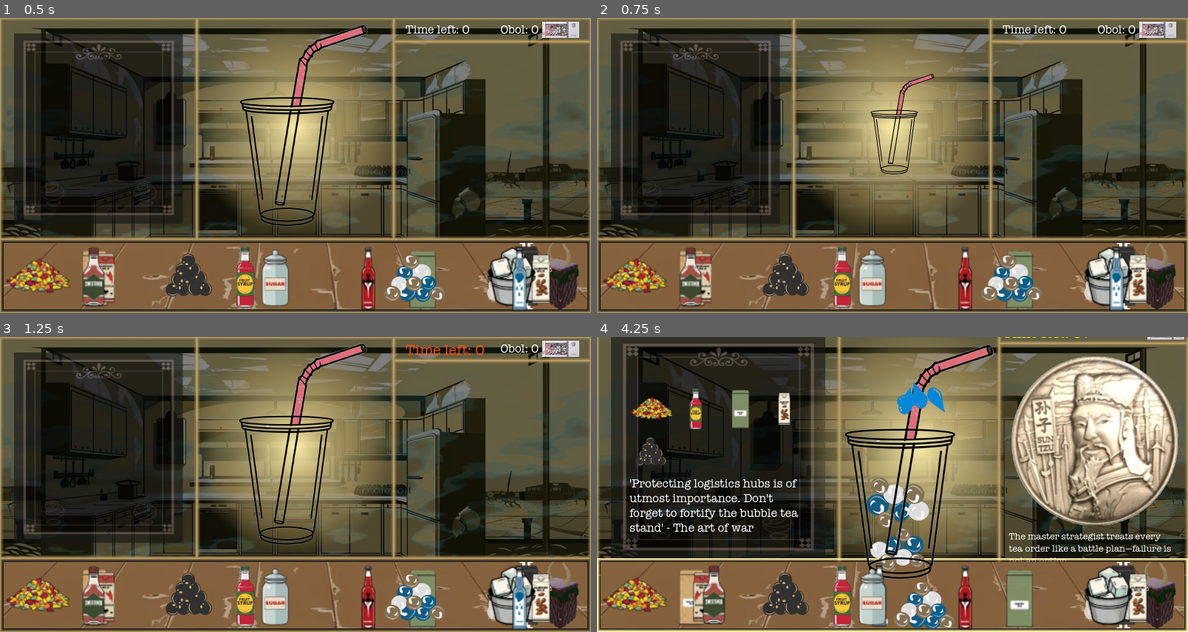
Above: before the commit, frames 1-4 (two rows, left to right).
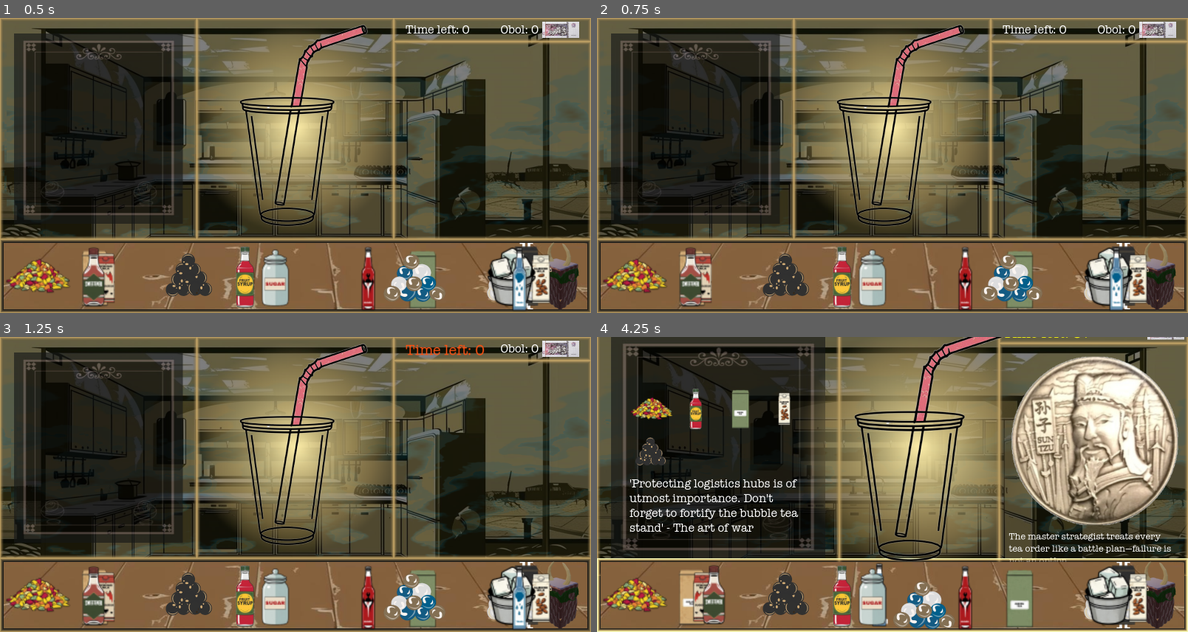
Above: after the commit, the same moments.

Repository: crtherin/sixinsync
Game: Godot game, scene res://main/main.tscn
Same seed, same stepped clock (60 frames per second), same inputs: the game is played once before the commit and once after it.
Inputs (mouse positions are in pixels of both pictures, inside the frame that each line leads up to):
- Up to frame 1 (0.5 s): no input
- Up to frame 2 (0.75 s): tap Enter at 0.5 s; drag from (892, 130) to (951, 100) at 0.52 s
- Up to frame 3 (1.25 s): no input
- Up to frame 4 (4.25 s): drag from (1122, 596) to (862, 543) at 1.27 s; move the mouse to (1016, 599) at 2.02 s; tap Q at 2.1 s; click (1016, 599) at 2.17 s; drag from (691, 596) to (715, 440) at 2.77 s; drag from (1010, 596) to (922, 484) at 3.52 s

Frame 1 is identical in both runs. In frame 2, 2.4% of the frame differs, in the area x 40-63%, y 2-71%; in frame 3, 1.7%; in frame 4, 6.0%, in the area x 42-69%, y 0-82%.
Error after the commit: Parse Error: Cannot find member "NONE" in base "ItemData.Type". (res://main/cup.gd:144)

Commit message:
Reformatted, fixed and restructured the cup scene + script

Diff:
--- a/main/cup.gd
+++ b/main/cup.gd
@@ -9,15 +9,17 @@
 #endregion
 
 #region Constants
+const MOVE_SMOOTHING_WEIGHT: float = 0.1
+
+const TWEEN_REPOSITION_SPEED: float = 0.25
+const TWEEN_SCALE_MIN_OFFSET: float = 0.5
+const TWEEN_SCALE_SPEED: float = 0.15
 #endregion
 
 #region Export Variables
 @export var parent: MarginContainer
 @export var panel_customer: PanelContainer
 @export var panel_trash: PanelContainer
-@export var vfx_splah: Splash
-@export var vfx_done: Splash
-@export var vfx_fail: Splash
 #endregion
 
 #region Public Variables
@@ -34,111 +36,124 @@
 #endregion
 
 #region OnReady Variables
+# Layers
 @onready var LayerCup := %LayerCup as TextureRect
 @onready var LayerBubbles := %LayerBubbles as TextureRect
 @onready var LayerTea := %LayerTea as TextureRect
 @onready var LayerMilk := %LayerMilk as TextureRect
-@onready var PanelExtrasLayers := %PanelExtrasLayers as PanelContainer
 @onready var PanelExtrasLayersBack := %PanelExtrasLayersBack as PanelContainer
+@onready var PanelExtrasLayersFront := %PanelExtrasLayersFront as PanelContainer
+
+# Vfx
+@onready var VBoxVfx := %VBoxVfx as VBoxContainer
+@onready var VfxPadding := %VfxPadding as Control
+@onready var VfxSplash := %VfxSplash as Splash
+@onready var VfxOrderDone := %VfxOrderDone as Splash
+@onready var VfxOrderFail := %VfxOrderFail as Splash
 #endregion
 
 #region Virtual Methods
 func _ready() -> void:
+	# Connections
 	Global.item_dropped_in_cup.connect(_on_item_dropped_in_cup)
 	gui_input.connect(_on_gui_input)
 	get_window().size_changed.connect(_on_window_size_changed)
 
-	await get_tree().process_frame
-
-	initial_position = global_position
+	# Wait two frames and register the current initial position
+	for __: int in 2:
+		await get_tree().process_frame
+
+	_on_window_size_changed()
 
 
 func _input(event: InputEvent) -> void:
 	if event is InputEventMouseButton:
 		var mouse_button_event := event as InputEventMouseButton
 
-		if not mouse_button_event.pressed:
+		if not mouse_button_event.pressed and is_pressed:
 			match mouse_button_event.button_index:
 				MOUSE_BUTTON_LEFT:
+					# Reset the current position on mouse button release
 					var mouse_position: Vector2 = get_global_mouse_position()
-
-					create_tween().tween_property(self, ^"global_position", initial_position, 0.25).set_ease(Tween.EASE_OUT).set_trans(Tween.TRANS_BACK)
-
-					if Global.cup_is_dragging:
-
-						if panel_customer.get_global_rect().has_point(mouse_position):
-							var isOk = check_selection()
-							Global.customer_drop(isOk)
-							if isOk:
-								Global.warning_message_event("Well done!")
-								vfx_done.play()
-								reset()
-							else:
-								vfx_fail.play()
-
-						elif panel_trash.get_global_rect().has_point(mouse_position):
-							#Global.cup_dropped_on_trash.emit()
+					var tween: Tween = create_tween()
+					var tweener: PropertyTweener = tween.tween_property(
+						self, ^"global_position", initial_position, TWEEN_REPOSITION_SPEED
+						)
+
+					tweener.set_ease(Tween.EASE_OUT)
+					tweener.set_trans(Tween.TRANS_BACK)
+
+					# Check if the cup is dropped on the cusomer
+					if panel_customer.get_global_rect().has_point(mouse_position):
+						var selection_is_ok: bool = check_selection()
+
+						Global.cup_dropped_on_customer.emit(selection_is_ok)
+
+						if selection_is_ok:
+							Global.warning_message_requested.emit("Well done!")
+
+							VfxOrderDone.play()
 							reset()
 
+						else:
+							VfxOrderFail.play()
+
+					# Check if the cup is dropped on the trash
+					elif panel_trash.get_global_rect().has_point(mouse_position):
+						reset()
+
+					# Local updates
 					is_pressed = false
-					Global.cup_is_dragging = false
-
-
+
+# Movement smoothing
 func _physics_process(_delta: float) -> void:
-	if is_pressed and not Engine.is_editor_hint():
-		global_position = global_position.lerp((get_global_mouse_position() - (size * scale) / 2.0), 0.1)
+	if is_pressed:
+		var final_position: Vector2 = get_global_mouse_position() - (size * scale) / 2.0
+
+		global_position = global_position.lerp(final_position, MOVE_SMOOTHING_WEIGHT)
 #endregion
 
 #region Public Methods
 func check_selection() -> bool:
 	if Global.current_quest.tea != selected_tea:
-		print("wrong tea")
-		print(selected_tea)
-		print(Global.current_quest.tea)
+		print("Tea?! Current: %s | Quest: %s" % [selected_tea, Global.current_quest.tea])
 		return false
 
 	if Global.current_quest.milk != selected_milk:
-		print("wrong milk")
-		print(selected_milk)
-		print(Global.current_quest.milk)
+		print("Milk?! Current: %s | Quest: %s" % [selected_milk, Global.current_quest.milk])
 		return false
 
 	if Global.current_quest.bubble != selected_bubble:
-		print("wrong bublbe")
-		print(selected_bubble)
-		print(Global.current_quest.bubble)
+		print("Bubble?! Current: %s | Quest: %s" % [selected_bubble, Global.current_quest.bubble])
 		return false
 
 	var extras_valid_count: int = 0
 
 	for extras: ItemData.Type in selected_extras:
 		if extras in Global.current_quest.extras:
-			print(extras)
 			extras_valid_count += 1
 
 	if extras_valid_count != Global.current_quest.extras.size():
-		print("wrong extras")
-		print(extras_valid_count)
-		print(Global.current_quest.extras, " / ", selected_extras)
+		print("Extras?! Current: %s | Quest: %s" % [selected_extras, Global.current_quest.extras])
 		return false
 
 	return true
 
 
 func reset() -> void:
-	selected_tea = ItemData.Type.GENERIC_ITEM
-	selected_milk = ItemData.Type.GENERIC_ITEM
-	selected_bubble = ItemData.Type.GENERIC_ITEM
+	selected_tea = ItemData.Type.NONE
+	selected_milk = ItemData.Type.NONE
+	selected_bubble = ItemData.Type.NONE
 	selected_extras.clear()
 
 	LayerTea.texture = null
 	LayerMilk.texture = null
 	LayerBubbles.texture = null
 
-	for child: Node in PanelExtrasLayers.get_children():
+	for child: Node in PanelExtrasLayersBack.get_children():
 		child.queue_free()
 
-	for child: Node in PanelExtrasLayersBack.get_children():
+	for child: Node in PanelExtrasLayersFront.get_children():
 		child.queue_free()
 #endregion
 
@@ -151,36 +166,45 @@
 #region Signal Callbacks
 func _on_item_dropped_in_cup(item: Item) -> void:
 	print("Item: %s, dropped on cup: %s" % [item, item.data.type])
-	vfx_splah.play()
-	var extras_textures: Array[Texture2D]
-
+
+	VfxSplash.play()
+
+	# Store the extras textures in this cache to apply them later on dynamically-created nodes
+	var extras_textures_cache: Array[Texture2D]
+
+	# Apply the matching layer texture based on the item type
 	match item.data.type:
+		# Tea types
 		ItemData.Type.TEA_BLACK, ItemData.Type.TEA_GREEN, ItemData.Type.TEA_OOLONG:
 			selected_tea = item.data.type
 			LayerTea.texture = item.data.cup_texture
 
+		# Boba types
 		ItemData.Type.BOBA_TAPIOCA, ItemData.Type.BOBA_POPPING, ItemData.Type.BOBA_SERAPHIC:
 			selected_bubble = item.data.type
 			LayerBubbles.texture = item.data.cup_texture
 
+		# Milk types
 		ItemData.Type.MILK_DIARY, ItemData.Type.MILK_ALMOND, ItemData.Type.MILK_SUCCUBUS:
 			selected_milk = item.data.type
 			LayerMilk.texture = item.data.cup_texture
 
-		ItemData.Type.EXTRAS_ICE, ItemData.Type.EXTRAS_SUGAR, ItemData.Type.EXTRAS_FRUIT_PIECES, ItemData.Type.EXTRAS_FRUIT_SYRUP:
-			if not item.data.type in selected_extras:
-				selected_extras.append(item.data.type)
-				extras_textures.append(item.data.cup_texture)
-
+		# Extras types
+		ItemData.Type.EXTRAS_ICE, ItemData.Type.EXTRAS_SUGAR, \
+		ItemData.Type.EXTRAS_FRUIT_PIECES, ItemData.Type.EXTRAS_FRUIT_SYRUP, \
 		ItemData.Type.EXTRAS_SWEETENER, ItemData.Type.EXTRAS_TEARS, ItemData.Type.EXTRAS_BLOOD:
 			if not item.data.type in selected_extras:
 				selected_extras.append(item.data.type)
-				extras_textures.append(item.data.cup_texture)
-
-	for cup_texture: Texture2D in extras_textures:
-		var texture_name: String = String(cup_texture.resource_path.get_file().get_slice(".", 0))
-
-		if PanelExtrasLayers.has_node(texture_name) or PanelExtrasLayersBack.has_node(texture_name):
+				extras_textures_cache.append(item.data.cup_texture)
+
+	# Create the extras layers if they don't exist and apply the cached textures
+	for extras_texture: Texture2D in extras_textures_cache:
+		var texture_name: String = String(extras_texture.resource_path.get_file().get_slice(".", 0))
+		var parent_panel: PanelContainer = (
+			PanelExtrasLayersFront if item.data.cup_texture_show_above else PanelExtrasLayersBack
+			)
+
+		if parent_panel.has_node(texture_name):
 			continue
 
 		var texture_rect: TextureRect = TextureRect.new()
@@ -188,14 +212,11 @@
 		texture_rect.name = StringName(texture_name)
 		texture_rect.expand_mode = TextureRect.EXPAND_IGNORE_SIZE
 		texture_rect.stretch_mode = TextureRect.STRETCH_KEEP_ASPECT_COVERED
-		texture_rect.texture = cup_texture
-
-		match texture_name:
-
-			"Blood Texture", "Tear Texture4", "Syrup texture": PanelExtrasLayersBack.add_child(texture_rect)
-			_: PanelExtrasLayers.add_child(texture_rect)
-
-
+		texture_rect.texture = extras_texture
+
+		parent_panel.add_child(texture_rect)
+
+# Consider the cup grabbed only if this node is clicked
 func _on_gui_input(event: InputEvent) -> void:
 	if event is InputEventMouseButton:
 		var mouse_button_event := event as InputEventMouseButton
@@ -204,17 +225,18 @@
 			match mouse_button_event.button_index:
 				MOUSE_BUTTON_LEFT:
 					is_pressed = true
-					Global.cup_is_dragging = true
-
-
+
+# Prevent the cup position t ogo out-of-bounds on window resizing
+# and reset the pivot offset to the center (it can get resized)
 func _on_window_size_changed() -> void:
-	await get_tree().process_frame
-	await get_tree().process_frame
+	for __: int in 2:
+		await get_tree().process_frame
 
 	var viewport_size: Vector2 = get_viewport_rect().size
 
 	global_position.x = clampf(global_position.x, 0.0, viewport_size.x - size.x)
 	global_position.y = clampf(global_position.y, 0.0, viewport_size.y - size.y)
+	pivot_offset = size / 2.0
 
 	initial_position = global_position
 #endregion
@@ -223,11 +245,20 @@
 #endregion
 
 #region Setter Methods
+# Animate the scale on grabbing / dropping the cup
 func _set_pressed(arg: bool) -> void:
 	is_pressed = arg
 
-	pivot_offset = size / 2.0
-	create_tween().tween_property(self, ^"scale", Vector2.ONE * (0.5 if is_pressed else 1.0), 0.15)
+	var scale_offset: float = TWEEN_SCALE_MIN_OFFSET if is_pressed else 1.0
+	var ease_type: Tween.EaseType = Tween.EASE_IN if is_pressed else Tween.EASE_OUT
+
+	var tween: Tween = create_tween()
+	var tweener: PropertyTweener = tween.tween_property(
+		self, ^"scale", Vector2.ONE * scale_offset, TWEEN_SCALE_SPEED
+	)
+
+	tweener.set_ease(ease_type)
+	tweener.set_trans(Tween.TRANS_BACK)
 #endregion
 
 #region Getter Methods
--- a/main/cup.tscn
+++ b/main/cup.tscn
@@ -10,15 +10,12 @@
 
 [sub_resource type="StyleBoxEmpty" id="StyleBoxEmpty_7nsjq"]
 
-[node name="Cup" type="PanelContainer" node_paths=PackedStringArray("vfx_splah", "vfx_done", "vfx_fail")]
+[node name="Cup" type="PanelContainer"]
 z_index = 1
 offset_right = 320.0
 offset_bottom = 448.0
 theme_override_styles/panel = SubResource("StyleBoxEmpty_ob8vf")
 script = ExtResource("2_ple3i")
-vfx_splah = NodePath("VBoxContainer/VfxSplash")
-vfx_done = NodePath("VBoxContainer/VfxOrderDone")
-vfx_fail = NodePath("VBoxContainer/VfxOrderFail")
 
 [node name="LayerMilk" type="TextureRect" parent="."]
 unique_name_in_owner = true
@@ -44,7 +41,7 @@
 expand_mode = 1
 stretch_mode = 6
 
-[node name="PanelExtrasLayers" type="PanelContainer" parent="."]
+[node name="PanelExtrasLayersBack" type="PanelContainer" parent="."]
 unique_name_in_owner = true
 layout_mode = 2
 mouse_filter = 2
@@ -58,31 +55,36 @@
 expand_mode = 1
 stretch_mode = 6
 
-[node name="PanelExtrasLayersBack" type="PanelContainer" parent="."]
+[node name="PanelExtrasLayersFront" type="PanelContainer" parent="."]
 unique_name_in_owner = true
 layout_mode = 2
 mouse_filter = 2
 theme_override_styles/panel = SubResource("StyleBoxEmpty_7nsjq")
 
-[node name="VBoxContainer" type="VBoxContainer" parent="."]
+[node name="VBoxVfx" type="VBoxContainer" parent="."]
+unique_name_in_owner = true
 layout_mode = 2
 
-[node name="Control" type="Control" parent="VBoxContainer"]
+[node name="VfxPadding" type="Control" parent="VBoxVfx"]
+unique_name_in_owner = true
 custom_minimum_size = Vector2(0, 250)
 layout_mode = 2
 
-[node name="VfxSplash" parent="VBoxContainer" instance=ExtResource("5_yd5n8")]
+[node name="VfxSplash" parent="VBoxVfx" instance=ExtResource("5_yd5n8")]
+unique_name_in_owner = true
 layout_mode = 2
 size_flags_horizontal = 4
 size_flags_vertical = 3
 
-[node name="VfxOrderDone" parent="VBoxContainer" instance=ExtResource("3_5qb83")]
+[node name="VfxOrderDone" parent="VBoxVfx" instance=ExtResource("3_5qb83")]
+unique_name_in_owner = true
 custom_minimum_size = Vector2(0, 150)
 layout_mode = 2
 size_flags_horizontal = 4
 size_flags_vertical = 4
 
-[node name="VfxOrderFail" parent="VBoxContainer" instance=ExtResource("4_xod6u")]
+[node name="VfxOrderFail" parent="VBoxVfx" instance=ExtResource("4_xod6u")]
+unique_name_in_owner = true
 custom_minimum_size = Vector2(0, 150)
 layout_mode = 2
 size_flags_horizontal = 4
